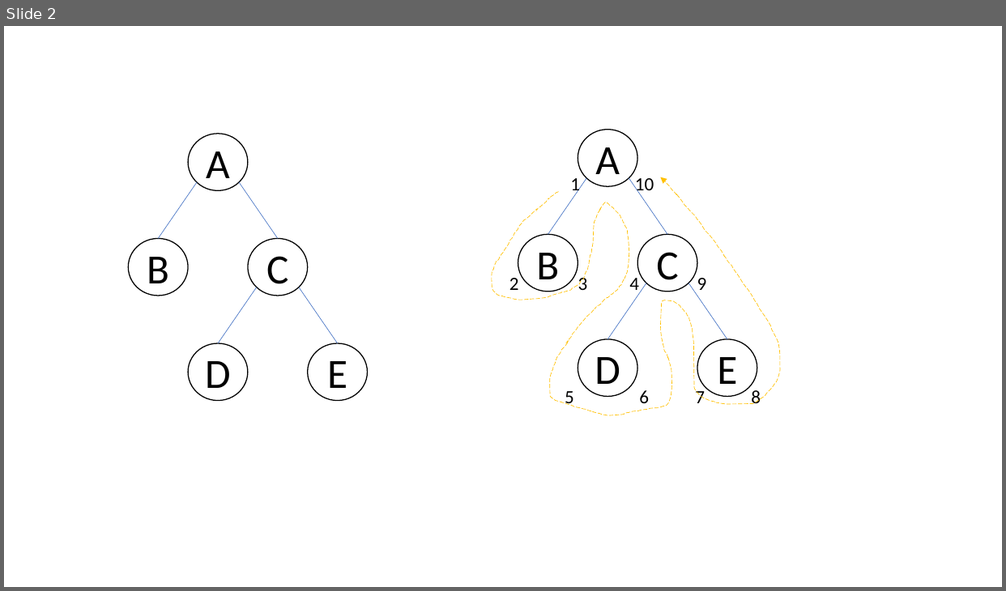
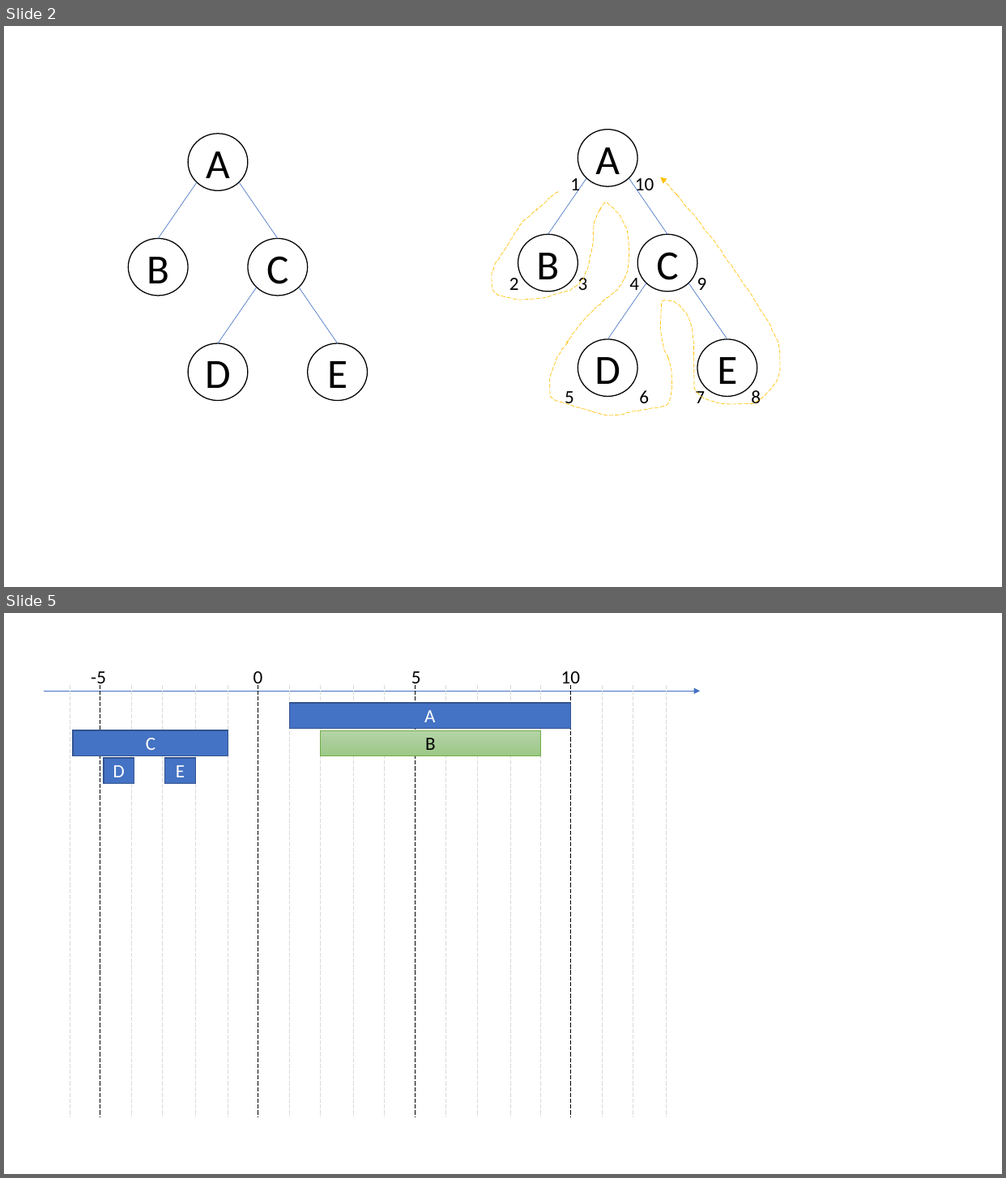
Before and after one commit to andrew0928/columns.chicken-house.net, a slide deck: wp-content/images/2019-06-01-nested-query/slides.pptx. Shown one above the other, each under a label of ours: slide 2 before the commit, slides 2 and 5 after it; the slides between them are not shown. The pictures are 1006x591 and 1006x1178 pixels, drawn with LibreOffice and Linux fonts; fonts in the diff are those of the drawing. Boxes give left, top, right and bottom in pixels: in the first picture for what was removed or moved away, otherwise in the second. Text is boxed around its words. In the diff, an @@ line names an element or a change of style, - is before the commit and + after.

```diff
--- a/wp-content/images/2019-06-01-nested-query/slides.pptx
+++ b/wp-content/images/2019-06-01-nested-query/slides.pptx
@@ slide 5 added at box(4, 613, 1002, 1174), background #FFFFFF @@
@@ line added from (70, 685) to (70, 1117), #D9D9D9 0.5 pt dashed @@
@@ text added at box(91, 671, 421, 688), 18 pt, text #000000 @@
+-5 0 5 10
@@ line added from (100, 685) to (100, 1117), #000000 0.5 pt dashed @@
@@ line added from (131, 685) to (131, 1117), #D9D9D9 0.5 pt dashed @@
@@ line added from (163, 685) to (163, 1117), #D9D9D9 0.5 pt dashed @@
@@ line added from (196, 685) to (196, 1117), #D9D9D9 0.5 pt dashed @@
@@ line added from (228, 685) to (228, 1117), #D9D9D9 0.5 pt dashed @@
@@ line added from (258, 685) to (258, 1117), #000000 0.5 pt dashed @@
@@ line added from (289, 685) to (289, 1117), #D9D9D9 0.5 pt dashed @@
@@ line added from (321, 685) to (321, 1117), #D9D9D9 0.5 pt dashed @@
@@ line added from (354, 685) to (354, 1117), #D9D9D9 0.5 pt dashed @@
@@ line added from (385, 685) to (385, 1117), #D9D9D9 0.5 pt dashed @@
@@ line added from (415, 685) to (415, 1117), #000000 0.5 pt dashed @@
@@ line added from (445, 685) to (445, 1117), #D9D9D9 0.5 pt dashed @@
@@ line added from (477, 685) to (477, 1117), #D9D9D9 0.5 pt dashed @@
@@ line added from (510, 685) to (510, 1117), #D9D9D9 0.5 pt dashed @@
@@ line added from (541, 685) to (541, 1117), #D9D9D9 0.5 pt dashed @@
@@ line added from (571, 685) to (571, 1117), #000000 0.5 pt dashed @@
@@ line added from (602, 685) to (602, 1117), #D9D9D9 0.5 pt dashed @@
@@ line added from (633, 685) to (633, 1117), #D9D9D9 0.5 pt dashed @@
@@ line added from (667, 685) to (667, 1117), #D9D9D9 0.5 pt dashed @@
@@ arrow added from (44, 691) to (701, 691), #4472C4 0.5 pt @@
@@ rectangle added at box(289, 703, 571, 728), fill #4472C4, outline #325491 1 pt, 18 pt, text #FFFFFF @@
+A
@@ rectangle added at box(73, 730, 228, 756), fill #4472C4, outline #325491 1 pt, 18 pt, text #FFFFFF @@
+C
@@ rectangle added at box(321, 730, 541, 756), fill gradient #B5D5A7 to #AACE9A to #9CC987, outline #70AD47 0.5 pt, 18 pt, text #000000 @@
+B
@@ rectangle added at box(104, 758, 134, 784), fill #4472C4, outline #325491 1 pt, 18 pt, text #FFFFFF @@
+D
@@ rectangle added at box(165, 758, 196, 784), fill #4472C4, outline #325491 1 pt, 18 pt, text #FFFFFF @@
+E
```
Also in this commit, not shown: 3 other slides added, 8 other files.
